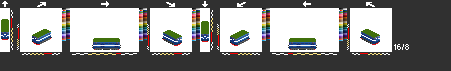
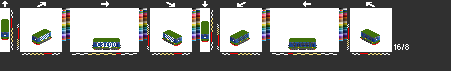
Layer changes from the first 451x71 image to the second:
added layer "gc3" above "gc2" over [1,33,380,49]
hid "sj1" over [1,33,380,49]
